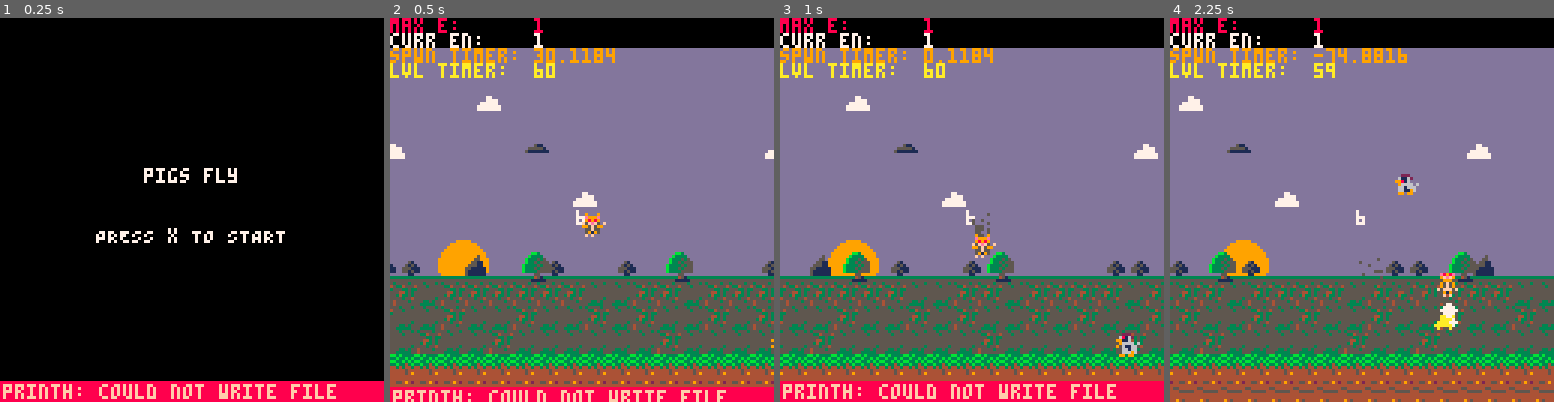
Above: before the commit, frames 1-4 (left to right).
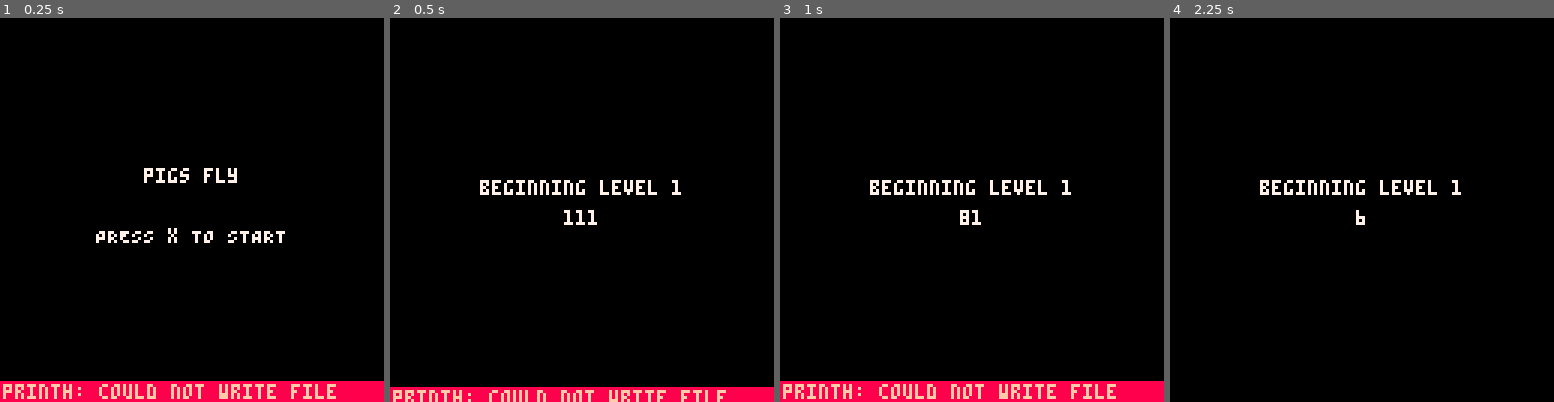
Above: after the commit, the same moments.

Repository: eric-j-owen/pigs-fly
Game: PICO-8 cartridge pigs-fly.p8
Two runs of this game, one before a commit and one after it. Both use one fixed random seed, a clock stepped at 60 frames per second and the inputs below.
Inputs:
- Up to frame 1 (0.25 s): no input
- Up to frame 2 (0.5 s): tap X (X key) at 0.33 s
- Up to frame 3 (1 s): tap O (Z key) at 0.7 s
- Up to frame 4 (2.25 s): tap X (X key) at 1.07, 1.85 s; hold Right 1.6-2.1 s; tap O (Z key) at 1.7, 2.1 s; hold Up from 2.15 s (still down)

Frame 1 is identical in both runs. In frame 2, 89% of the frame differs, in the area x 0-100%, y 0-97%; in frame 3, 87%; in frame 4, 93%, in the area x 0-100%, y 0-100%.

Commit message:
adds hit and explode effects

Diff:
--- a/pigs-fly.p8
+++ b/pigs-fly.p8
@@ -20,7 +20,7 @@
 
 
 __gfx__
-0000000000e020000902500000f00f000e898e00090009000f0f000000000000dd000000000000dddd000000000000dd00000000000000000000000000000000
+0000000000e020000902500000f00f000e898e00090009000f0f000088888888dd000000000000dddd000000000000dd00000000000000000000000000000000
 0000000000e99900e09898000095590009fef9000e999e000590900000000000ddd00dddddd00dd5ddd00dd115d00dd500000000000000000000000000000000
 0070070005989800009fef000055510000999000098989005f5ff000000000000d1dddddddddd1500d1ddd11115dd15000000000000000000000000000000000
 00077000559fef000559f0000f5511f0095f5900f5fef50f5595f900000000000ddddd11115ddd500ddddddddddddd5000000000000000000000000000000000
@@ -28,14 +28,14 @@
 007007005f5f9f005f5ff0000059f500f5fff5f0055f5500009fef000000000000d111111111150000d500055000550000000000000000000000000000000000
 000000000599900005909000009f99000591950005919500e0989800000000000ddd0805508055500ddd080d5080d55000000000000000000000000000000000
 0000000000f0f0000f0f00000090090000f0f0000f0f000009025000000000000ddd000dd000dd100ddd000dd000dd1000000000000000000000000000000000
-0000000000000000000000000000000000000000000000000000000000000000dddddddddddddd51dddddddddddddd5100300300000000000000030000030030
-0880880008808800088088000000000000000000000000000000000000000000ddddd1ddd11ddd11ddddd1ddd11ddd1100333300003003000030030000038380
-87e8888087e800808008008000000000000000000000000000000000000000001ddddd1d115ddd511ddddd1d115ddd5100833800038338300383338000033330
-8e888e808e800080800000800000000000000000000000000000000000000000d1ddddd115dddd11d1ddddd115dddd1101111220011221100221111001111110
+0000000000000000000000007700000000aaa000000000000000000000000000dddddddddddddd51dddddddddddddd5100300300000000000000030000030030
+0880880008808800088088007660000077a9a770000000000000000000000000ddddd1ddd11ddd11ddddd1ddd11ddd1100333300003003000030030000038380
+87e8888087e8008080080080676000000a70a0700000000000000000000000001ddddd1d115ddd511ddddd1d115ddd5100833800038338300383338000033330
+8e888e808e800080800000800000000070000a07000000000000000000000000d1ddddd115dddd11d1ddddd115dddd1101111220011221100221111001111110
 0888e80008880800080008000000000000000000000000000000000000000000d1dddddddddddd51d1dddddddddddd5111111111111111111111111111111111
-00888000008080000080800000000000770000000000000000000000000000000d1dd111111dd5100d1dd111111dd5105d5d5d5c5d5d5c5d5d5c5d5d5c5d5d5d
-0008000000080000000800000000000076600000000aaa00000000000000000000dddddddddd510000ddd112211d510005a5d56005d565d00565d5a005d5a5d0
-0000000000000000000000000000000067600000077aa7770000000000000000000ddd0000d51000000dddddddd5100000111100001111000011110000111100
+00888000008080000080800000000000000000000000000000000000000000000d1dd111111dd5100d1dd111111dd5105d5d5d5c5d5d5c5d5d5c5d5d5c5d5d5d
+000800000008000000080000000000000000000000000000000000000000000000dddddddddd510000ddd112211d510005a5d56005d565d00565d5a005d5a5d0
+0000000000000000000000000000000000000000000000000000000000000000000ddd0000d51000000dddddddd5100000111100001111000011110000111100
 00000000000000000000000000000000000000000000000000000000000000000000000000000000000000000000000000222000002220000000000000000000
 00000000088088000000000000000000000000000000000000000000000000000000000000000000000000000000000006816200068162000022200000000000
 00ffff0087e888800000000000000000000000000000000000000000000000000000000065000000000000005600000099116006991160000611620002222000
--- a/src/effects/effects.lua
+++ b/src/effects/effects.lua
@@ -4,20 +4,18 @@
         jet_thrust = {
             amt     = 5,
             sprd    = 2,
-            c       = 7,
-            c_tbl   = {7,10,9,8,5},
+            c_tbl   = {7,10,9,8,2,5},
             dy      = .5,
             grow    = true,
             init = function(p)
                 p.dx = rnd(.5)-.25
-                p.die = 10+rnd(15)
+                p.die = 5+rnd(10)
             end,
         },
 
         jet_idle = {
             amt     = 1,
             sprd    = 1,
-            c       = 5,
             c_tbl   = {5,5,5},
             dy      = -.35,
             r       = 2,
@@ -26,9 +24,35 @@
             init = function(p)
                 p.dx = (rnd(4)-2) * .05
                 p.dy = (rnd(4)-2) * .05
-                p.die = rnd(30) + 30
+                p.die = rnd(10) + 10
             end
         },
+
+        explode = {
+            amt   = 20,
+            sprd  = 8,
+            r     =10,
+            c_tbl = {7,10,9,8,2,5},
+            shrink  = true,
+            grav  = true,
+            init = function(p)
+                p.dx = rnd(2) -1
+                p.dy = rnd(2) - 2
+                p.die = rnd(50) + 15
+            end
+        },
+        hit_mark = {
+            amt = 1,
+            sprd = 1,
+            c_tbl = {6},
+            grav = true,
+            die = 60,
+            init = function(p)
+                p.dx = rnd(2) -1
+                p.dy = -1
+            end
+        },
+        muzz_flash = {},
     }
 }
 
@@ -50,10 +74,9 @@
             x      = a.x + rnd(a.sprd) - a.sprd / 2,
             y      = a.y + rnd(a.sprd) - a.sprd / 2,
             r      = a.r or 1,       --radius
-            c      = a.c or 7,       --color
             c_tbl  = a.c_tbl or {},  --list of colors
             t      = 0,              --frame counter
-            die    = a.die or 0,
+            die    = a.die or 30,     --life span of particle
             dx     = a.dx or 0,
             dy     = a.dy or 0,
             grav   = a.grav or false,
@@ -79,6 +102,7 @@
 end
 
 function fx_mgr:draw()
+    cprnt(#fx_mgr.parts)
    for p in all(self.parts) do
         p:draw()
    end
--- a/src/effects/particle.lua
+++ b/src/effects/particle.lua
@@ -17,13 +17,14 @@
     elseif s.t/s.die < 2/#s.c_tbl then s.c = s.c_tbl[2]
     elseif s.t/s.die < 3/#s.c_tbl then s.c = s.c_tbl[3]
     elseif s.t/s.die < 4/#s.c_tbl then s.c = s.c_tbl[4]
-    else   s.c = s.c_tbl[5]
+    elseif s.t/s.die < 5/#s.c_tbl then s.c = s.c_tbl[5]
+    else   s.c = s.c_tbl[6]
     end
 
     --physics
-    if s.grav then s.dy += .5 end
+    if s.grav then s.dy += .05 end
     if s.grow then s.r += .1 end
-    if s.shrink then s.r -= .1 end
+    if s.shrink then s.r -= .5 end
 
     --move
     s.x += s.dx
--- a/src/entities/bullet.lua
+++ b/src/entities/bullet.lua
@@ -57,6 +57,7 @@
     local b = self.types[type]
     --create new bullet
     local new_b = Bullet:new({
+        container = self.bullets,
         x      = args.x,
         y      = args.y,
         dx     = args.dx or b.dx,
@@ -82,24 +83,21 @@
             if b.spr == 7 then --player bullet sprite
                 for e in all(enemy_mgr.enemies) do
                     if coll(b, e) then
+                        b:die()
                         e:take_dmg(b.dmg)
-                        del(self.bullets, b)
                     end
                 end
             else --if not player, assume bullet is enemy's
                 if coll(b,p1) then
-                    del(self.bullets, b)
+                    b:die()
                     p1:take_dmg(b.dmg)
                 end
             end
         end
-
-
     end
 end
 
 function bullet_mgr:draw()
-    cprnt(p1.hp)
     for b in all(self.bullets) do
         b:draw()
     end
--- a/src/entities/enemy.lua
+++ b/src/entities/enemy.lua
@@ -3,7 +3,6 @@
 
     types = {
         chicken = {
-            type     = 'enemy',
             hp       = 3,
             beg_spr  = 44,
             end_spr  = 47,
@@ -16,6 +15,9 @@
             fire_r   = 15,
             ani_spd  = .15,
             update = function(self)
+                bnds = level_mgr.levels[level_mgr.curr_lvl].bounds
+
+
                 self.dy += self.g
 
                 self.x -= self.dx
@@ -30,14 +32,16 @@
                 if self.dy < 0 and self.y < 40 then
                     if self.cooldown <= 0 then
                         bullet_mgr:shoot('egg', { x = self.x+2, y = self.y, dx = 0, dy = 1})
-                        self.cooldown = 1 --limits 1 shot per enemy
+                        self.cooldown = 10 --limits 1 shot per enemy
+                    else
+                        self.cooldown -=1
                     end
                 end
 
 
                  --collision ground
-                if self.y > 105 then
-                    self.y = 105
+                if self.y > bnds.btm then
+                    self.y = bnds.btm
                     self.dy = 0
 
                     --jump logic, dont jump if player stays at ground level, jump near player
@@ -71,6 +75,8 @@
     local e = self.types[type]
 
     local new_e = Enemy:new({
+        container = self.enemies,
+        type = 'enemy',
         x       = args.x,
         y       = args.y,
         h       = e.h,
@@ -112,14 +118,29 @@
         end
 
         --death
-        if e.hp <= 0 then del(self.enemies, e) end
+        if e.hp <= 0 then
+            e:die()
+        end
+
+        --flashing when taking dmg
+        if e.flash then
+            e.flash -= 1
+            if e.flash < 0 then
+                e.flash = nil
+            end
+        end
 
     end
 end
 
 function enemy_mgr:draw()
     for e in all(self.enemies) do
-
-        spr(e.spr, e.x, e.y)
+        if e.flash then
+            for i=0,15 do pal(i, 7) end
+            spr(e.spr,e.x,e.y)
+            pal()
+        else
+            spr(e.spr, e.x, e.y)
+        end
     end
 end
--- a/src/entities/entity.lua
+++ b/src/entities/entity.lua
@@ -1,4 +1,5 @@
 Entity = {
+    container = nil,
     x      = 0,
     y      = 0,
     spr    = nil,  --sprite
@@ -12,6 +13,7 @@
     end_spr  = 0,
     ani_t    = 0,  --animation timer
     ani_spd  = 1,
+
 }
 
 --constructor
@@ -23,9 +25,30 @@
 
 
 function Entity:take_dmg(dmg)
+
+
+
     if self.type == 'player' then
         if self.god_t > 0 then return end
+
+        --reset god timer
         self.god_t = 120
+
+        --die
+        if self.hp <= 0 then set_state(GAME.OVER) self.god_t = 0 return end
+
+    else
+        self.flash = 4 --enemy flashing when taking dmg
     end
+
+
     self.hp -= dmg
+    fx_mgr:spawn('hit_mark',{x=self.x,y=self.y})
 end
+
+function Entity:die()
+    if self.type == 'enemy' then
+        fx_mgr:spawn("explode", {x=self.x, y=self.y})
+    end
+    del(self.container, self)
+end
--- a/src/entities/player.lua
+++ b/src/entities/player.lua
@@ -7,30 +7,38 @@
 local SPR_DWN_TURN = 6
 
 
-p1 = Entity:new({
-    type     = 'player',
-    x        = 64,
-    y        = 64,
-    spr      = nil,
-    h        = 8,
-    w        = 8,
-    max_dx   = 0.75,
-    max_dy   = 0.75,
-    g        = 0.03,  --gravity
-    f        = 0.85,  --friction
-    acc      = 1,     --acceleration
-    hp       = 6,     --hit points
-    cooldown = 0,     -- timer
-    fire_r   = 15,    --fire rate, frames between shots
-    god_t    = 0,     --invulnerability timer
-    flash_t  =0,      --flash sprite
-})
+Player = Entity:new()
 
-function p1:update()
+
+function Player:init()
+
+   return Player:new({
+        type     = 'player',
+        x        = 64,
+        y        = 64,
+        spr      = SPR_IDL,
+        h        = 8,
+        w        = 8,
+        max_dx   = 0.75,
+        max_dy   = 0.75,
+        g        = 0.03,  --gravity
+        f        = 0.85,  --friction
+        acc      = 1,     --acceleration
+        hp       = 4,     --hit points
+        cooldown = 0,     -- timer
+        fire_r   = 15,    --fire rate, frames between shots
+        god_t    = 0,     --invulnerability timer
+        flash_t  =0,      --flash sprite
+    })
+end
+
+function Player:update()
     local s = self
 
     --map boundries
-    bounds = level_mgr.levels[level_mgr.curr_lvl].bounds
+    bnds = level_mgr.levels[level_mgr.curr_lvl].bounds
+
+
 
     --shooting
     if btn(BTN.X) and self.cooldown <= 0 then
@@ -54,7 +62,7 @@
     local left = btn(BTN.LEFT)
     local right = btn(BTN.RIGHT)
 
-    local isFalling = s.dy > 0 and not down and s.y < bounds.btm
+    local isFalling = s.dy > 0 and not down and s.y < bnds.btm
 
     s.dy += s.g --gravity
     s.dx *= s.f --friction
@@ -91,7 +99,7 @@
         local dir_y = .5
         if s.dy > 0 then dir_y *= -1 end
 
-        if isFalling or s.y == bounds.btm then
+        if isFalling or s.y == bnds.btm then
             fx_mgr:spawn("jet_idle", {x = s.x+3, y = s.y+4})
         elseif left and not isFalling then
             fx_mgr:spawn("jet_thrust", {x = s.x + off_x, y = s.y + off_y, dy = dir_y})
@@ -114,18 +122,18 @@
     end
 
     -- falling sprite
-    if isFalling or s.y >= bounds.btm then
+    if isFalling or s.y >= bnds.btm then
         s.spr = SPR_FALL
     end
 
     --clamp movement speed
     s.dx = mid(-s.max_dx, s.dx, s.max_dx)            --general x axis speed clamp
-    if p1.dy<0 then
+    if s.dy<0 then
         s.dy = mid(-s.max_dy, s.dy, s.max_dy)        --general y axis speed clamp
     elseif isFalling then
         s.dy = mid(-s.max_dy, s.dy, s.max_dy - 0.5)  --speed when floating down
     elseif down then                                 --speed when jet pack thrust down
-         s.dy = mid(-s.max_dy, s.dy, s.max_dy + .3)
+        s.dy = mid(-s.max_dy, s.dy, s.max_dy + .3)
     end
 
     --apply movement to coordinates
@@ -133,13 +141,13 @@
     s.y += s.dy
 
     --screen collisions
-    if s.y > bounds.btm then s.y = bounds.btm s.dy = 0 end
-    if s.y < bounds.top then s.y = bounds.top end
-    if s.x > bounds.right then s.x = bounds.right end
-    if s.x < bounds.left  then s.x = bounds.left end
+    if s.y > bnds.btm then s.y = bnds.btm s.dy = 0 end
+    if s.y < bnds.top then s.y = bnds.top end
+    if s.x > bnds.right then s.x = bnds.right end
+    if s.x < bnds.left  then s.x = bnds.left end
 end
 
-function p1:draw()
+function Player:draw()
     --flip x sprite for left and right directions
     local invert = self.dx < 0
 
--- a/src/state/state.lua
+++ b/src/state/state.lua
@@ -16,7 +16,15 @@
     p1:draw()
 end
 
-local transition_t = 30
+local function reset_game()
+    p1 = Player:init()
+
+    enemy_mgr.enemies = {}
+    bullet_mgr.bullets = {}
+    fx_mgr.effects = {}
+
+end
+
 local function transition_update()
     transition_t -= 1
 
@@ -38,19 +46,23 @@
 
 function set_state(new_state)
     --reset state transition timer
-    transition_t = 30
+    transition_t = 120
 
+    --fade music
+    music(-1, 1000)
 
 
     log("changing state from "..curr_state.." to "..new_state)
     curr_state = new_state
 
-     --game music
+
     local s = get_state()
     if s == GAME.START then
     elseif s == GAME.MAIN then
+        reset_game()
     elseif s == GAME.TRANSITION then
-    elseif s == GAME.OVER then music(0,0,3)
+    elseif s == GAME.OVER then
+        music(0,0,3)
     elseif s == GAME.WIN then
     end
 end
@@ -59,7 +71,7 @@
     local s = get_state()
     if s == GAME.START then
         if btnp(BTN.X) then
-            set_state(GAME.MAIN)
+            set_state(GAME.TRANSITION)
         end
     elseif s == GAME.MAIN then
         main_update()
@@ -68,7 +80,7 @@
     elseif s == GAME.OVER then
         p1:update()
         if btnp(BTN.X) then
-            set_state(GAME.MAIN)
+            set_state(GAME.TRANSITION)
         end
     elseif s == GAME.WIN then
 
Not shown, changed: the music (__music__) section of pigs-fly.p8
Not shown, changed: the sound effects (__sfx__) section of pigs-fly.p8
